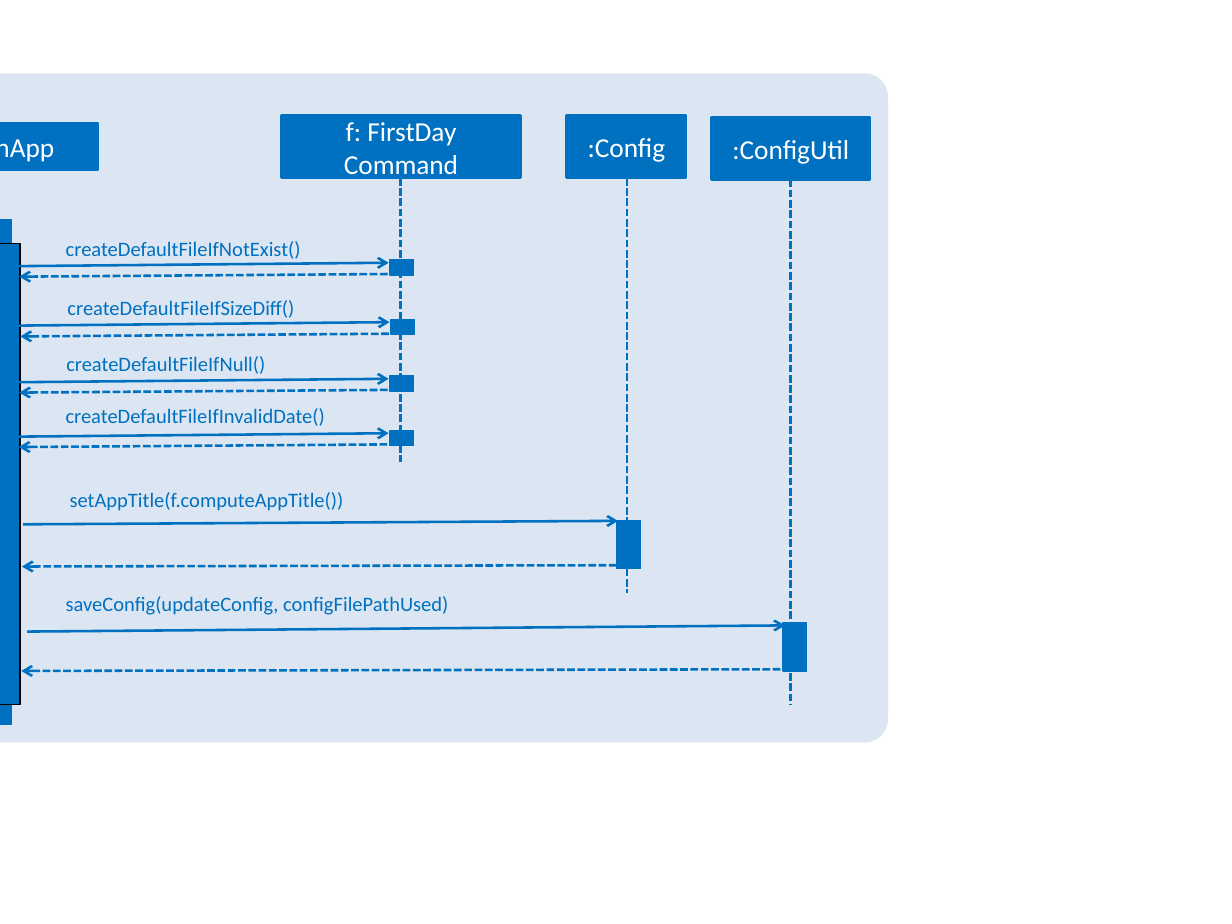
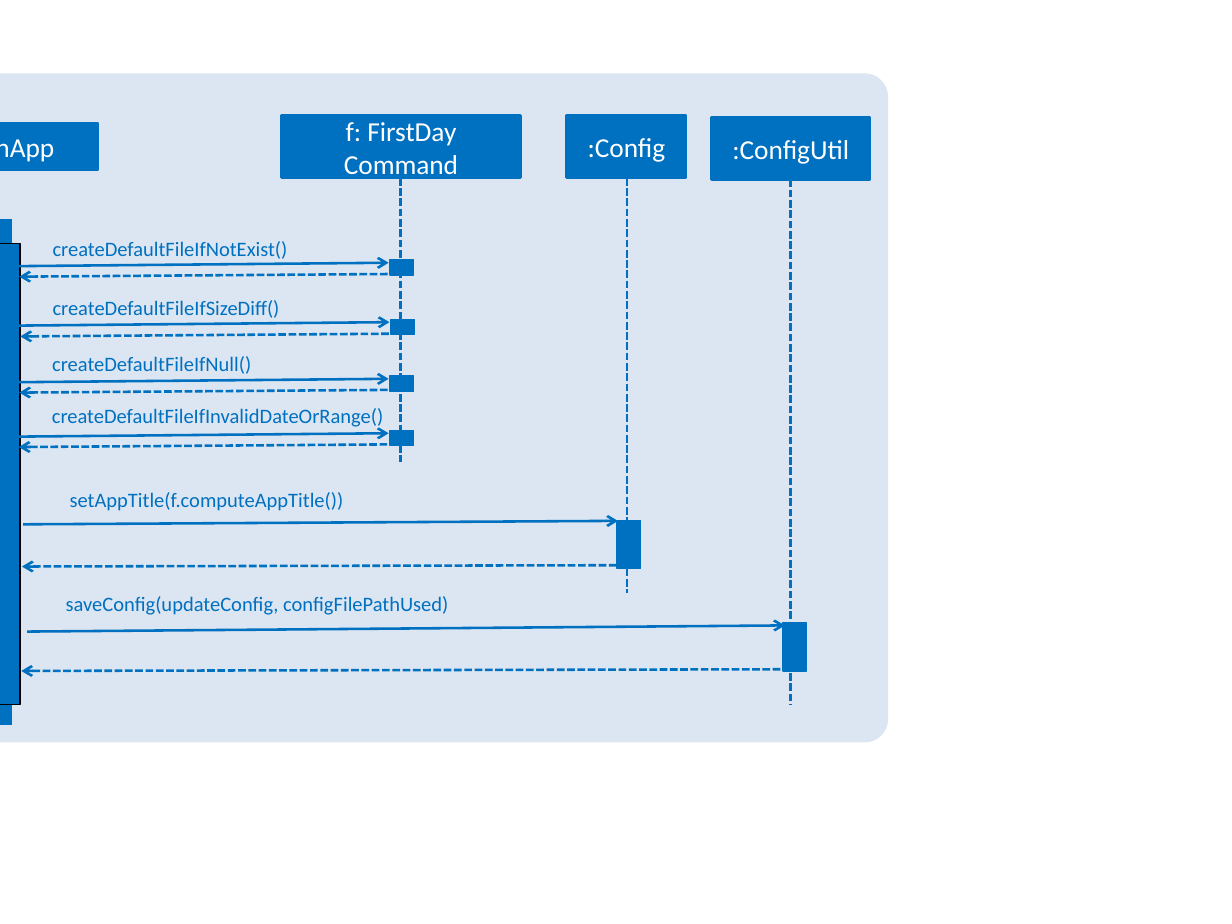
Before and after one commit to nus-cs2103-AY1819S1/addressbook-level4, a slide deck: slide 1 of docs/diagrams/LaunchMainAppSequenceDiagram.pptx. Drawn at 1232x924 pixels with LibreOffice and Linux fonts; fonts in the diff are those of the drawing. Boxes give left, top, right and bottom in pixels: in the first picture for what was removed or moved away, otherwise in the second. Text is boxed around its words. In the diff, an @@ line names an element or a change of style, - is before the commit and + after.

```diff
--- a/docs/diagrams/LaunchMainAppSequenceDiagram.pptx
+++ b/docs/diagrams/LaunchMainAppSequenceDiagram.pptx
@@ 3 texts: place and size @@
-3 texts at (66, 241, 301, 374)
+3 texts at (52, 241, 288, 374)
@@ text at (52, 408, 383, 429): text changed @@
-createDefaultFileIfInvalidDate()
+createDefaultFileIfInvalidDateOrRange()
```
Also in this commit, not shown: 1 other file.
